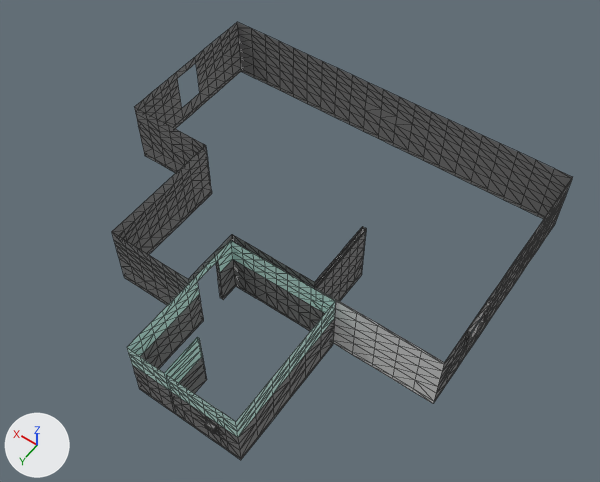
The FBX model Assets/Graphics/Models/Meshes 1/SM_House_Walls_MoreMat.FBX, before and after one commit.
The view is the same before and after, from a 50 mm camera at (-15.4, 21.7, 31.8) aimed at (-1.2, 1.8, 0.5). The lights are fixed; the arrows at lower left show +X, +Y and +Z. The first picture is the older version. Mesh edges are drawn as thin lines. Objects named as collision shapes, trigger or cutter boxes, shadow casters or lower levels of detail are left out. Where no turn or scale is listed for an object, it has been applied to the vertices.

The first picture shows 'SM_House_Walls_LOD0'.
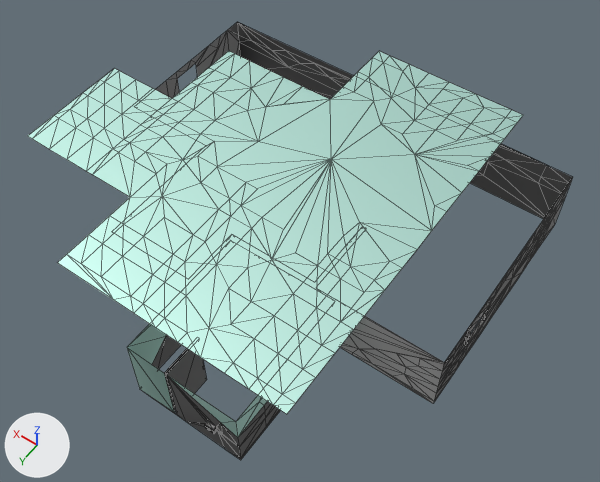
Location of each change, [x1, y1, x2, y2] in pixels of the pictures (600 x 482 px):
'SM_House_Ceiling_LOD1', added (cyan)
    after: [28, 51, 523, 414]
'SM_House_Walls_LOD0', surface changed, reshaped
    before: [112, 22, 573, 460]
    after: [127, 22, 573, 460]

The change, as a diff of the scene's bpy script:
```diff
--- a/Assets/Graphics/Models/Meshes 1/SM_House_Walls_MoreMat.FBX.py
+++ b/Assets/Graphics/Models/Meshes 1/SM_House_Walls_MoreMat.FBX.py
@@ mat_mm_base_mat_2 @@
 mat_mm_base_mat_2.roughness = 0.553
+mat_mm_base_mat_2.metallic = 1.0
@@ mat_mi_wallpaper_a @@
 mat_mi_wallpaper_a.roughness = 0.553
+mat_mi_wallpaper_a.metallic = 1.0
@@ mat_mi_backsplash @@
 mat_mi_backsplash.roughness = 0.553
+mat_mi_backsplash.metallic = 1.0
@@ mat_mm_base_mat_2_001 @@
+mat_mm_base_mat_2_001 = principled_material('MM_Base_Mat_2.001')
+mat_mm_base_mat_2_001.base_color = (0.59, 0.885, 0.808)  # cyan #caf2e8
+mat_mm_base_mat_2_001.metallic = 1.0
+mat_mm_base_mat_2_001.roughness = 0.553
@@ me_sm_house_walls @@
 # used by ob_sm_house_walls_lod0; location = (0.0, 0.0, 0.0)
-me_sm_house_walls.from_pydata(...)  # 1252 vertices, 2200 faces; spans x -10.7..9.1, y -6.8..12.1, z -0.2..3.3
-me_sm_house_walls.materials.append(mat_mm_base_mat_2)  # cyan #caf2e8
+me_sm_house_walls.from_pydata(...)  # 405 vertices, 677 faces; spans x -10.7..9.1, y -6.8..12.1, z -0.2..3.3
+# me_sm_house_walls part 1: 8 vertices moved from x -0.6..9.1, y -6.8..8.0, z -0.1..3.3 to x -0.9..9.1, y -6.8..8.0, z -0.1..2.9; 956 vertices removed from x -10.5..9.1, y -6.8..11.9, z -0.2..3.3; 109 vertices added at x -10.5..9.1, y -6.8..11.9, z -0.1..3.3
 me_sm_house_walls.materials.append(mat_mi_bathroom_walls_tile)
@@ me_sm_house_walls @@
 me_sm_house_walls.materials.append(mat_mi_molding_trim)
+me_sm_house_walls.materials.append(mat_mm_base_mat_2_001)  # cyan #caf2e8
@@ me_sm_house_ceiling_001 @@
+me_sm_house_ceiling_001.from_pydata(...)  # 188 vertices, 312 faces; spans x -6.8..11.9, y -9.2..10.5, z 3.3
+me_sm_house_ceiling_001.materials.append(mat_mm_base_mat_2)  # cyan #caf2e8
@@ ob_sm_house_ceiling_lod1 @@
+ob_sm_house_ceiling_lod1 = bpy.data.objects.new('SM_House_Ceiling_LOD1', me_sm_house_ceiling_001)
+ob_sm_house_ceiling_lod1.location = (0.0, 0.0, 0.0)
```
